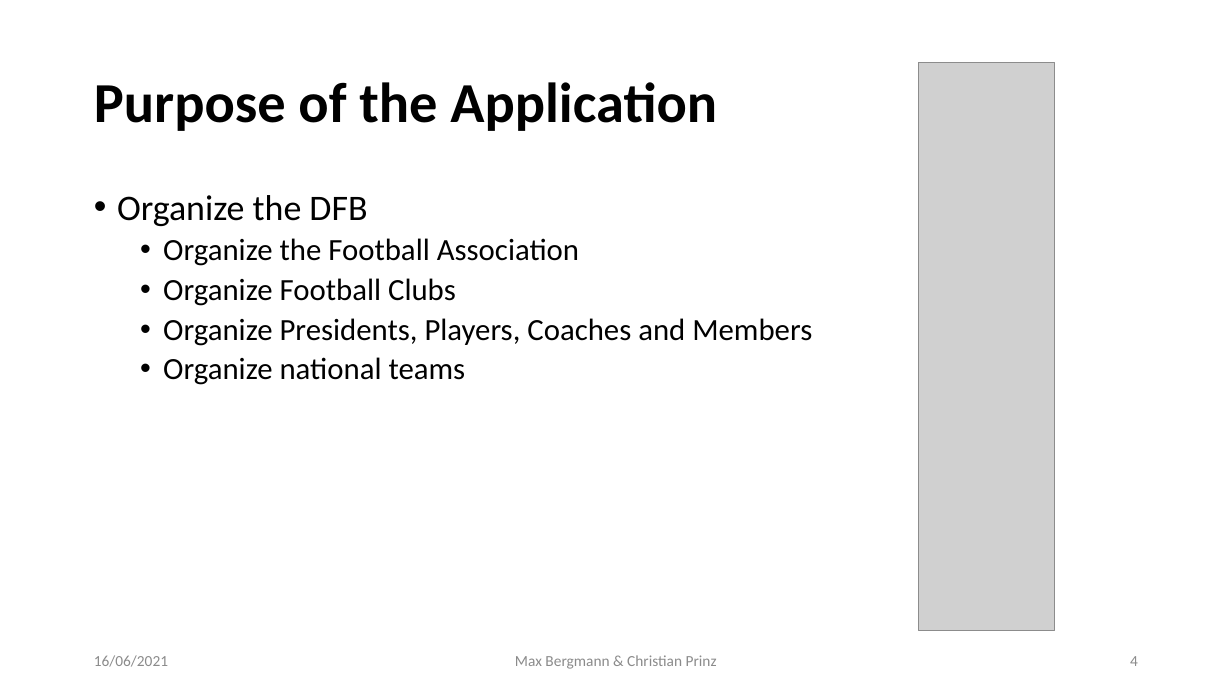
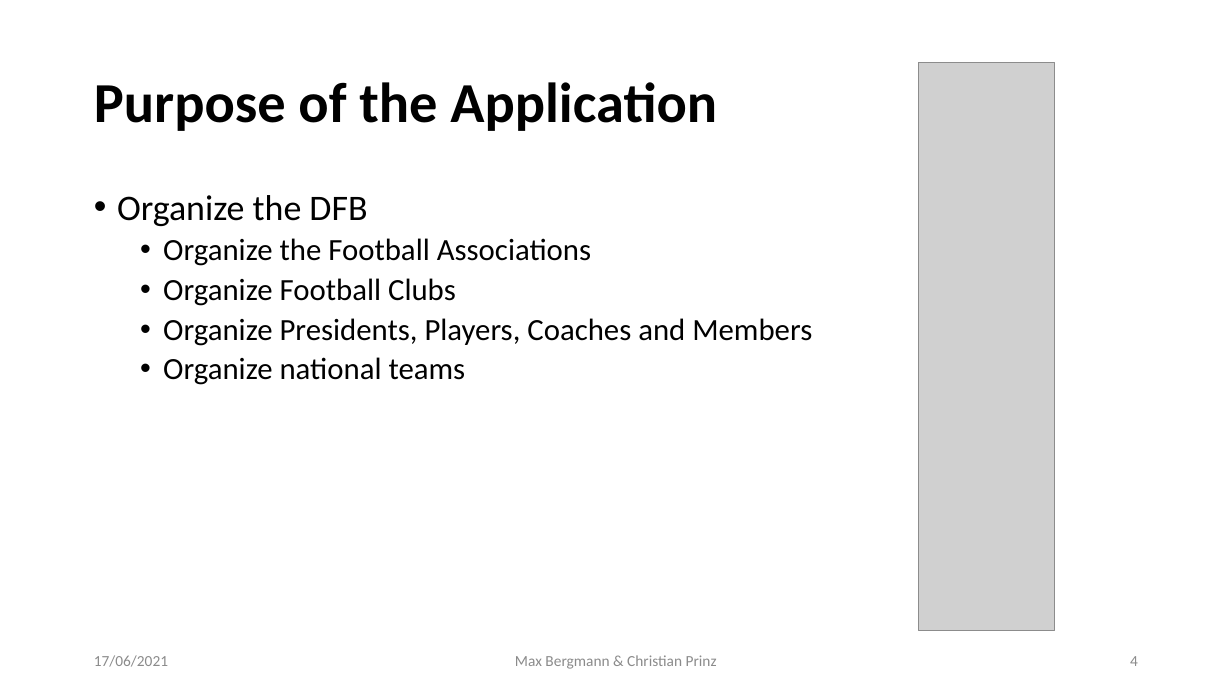
Before and after one commit to Bergmann97/DFB_Webapp, a slide deck: slide 4 of DFB_Presentation.pptx. Drawn at 1232x693 pixels with LibreOffice and Linux fonts; fonts in the diff are those of the drawing; grey boxes stand for pictures. Boxes give left, top, right and bottom in pixels: in the first picture for what was removed or moved away, otherwise in the second. Text is boxed around its words. In the diff, an @@ line names an element or a change of style, - is before the commit and + after.

```diff
--- a/DFB_Presentation.pptx
+++ b/DFB_Presentation.pptx
@@ text at (163,238,591,266): text changed @@
-  • Organize the Football Association
+  • Organize the Football Associations
@@ text at (94,655,168,667): text changed @@
-16/06/2021
+17/06/2021
```
Also in this commit, not shown: 3 other slides changed, 2 slides added, 2 other files.
